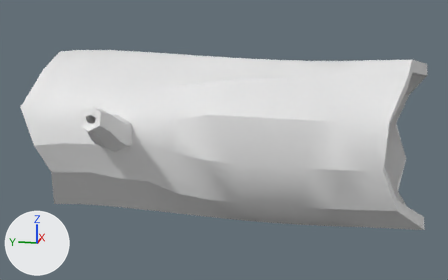
Two versions of the FBX model Assets/Art Team Folder/3D Models/Forest/Tutorial_Log2.fbx, one commit apart.
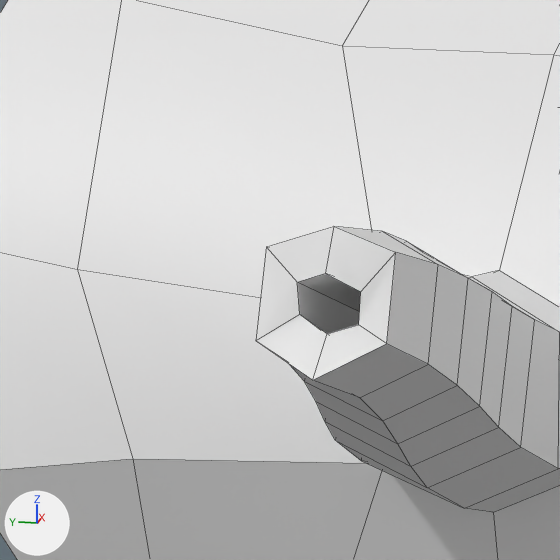
Each version is shown whole from a camera (50 mm lens) standing at (-0.05268, -0.01033, 0.02014) and looking at (-0.0026, -0.00032, 0.00762), then close up on the part from 9% to 28% of the width and 26% to 57% of the height. Every picture has the same lights, and +X, +Y and +Z are marked at lower left. The close-ups show mesh edges as thin lines. Materials are left out; every surface is plain grey. Where no turn or scale is listed for an object, it has been applied to the vertices.

In view in the first close-up: 'Tutorial_Log2'.
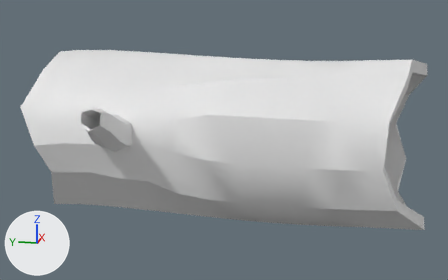
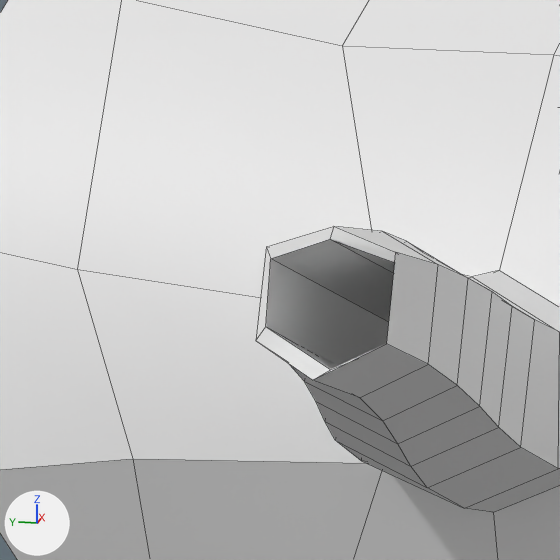
Where the change shows, as pixel boxes [x1, y1, x2, y2] in the close-ups (560 x 560 px; the box of a moved part takes in the faces that stretch with it):
```json
{"part": 1, "of": "me_mesh", "change": "moved or reshaped", "before": [256, 226, 396, 380], "after": [256, 226, 396, 380]}
```

Edits to the scene script, one JSON object a line:
```json
{"block": "me_mesh", "where": "me_mesh.from_pydata(...)  # 360 vertices, 362 faces; spans x -0.0125..0.0073, y -0.017..0.0161, z 0.0..0.0148"}
{"block": "me_mesh", "where": "# used by ob_tutorial_log2; location = (0.0, 0.0, 0.0)"}
{"block": "me_mesh", "change": "me_mesh part 1"}
{"op": "set", "path": "me_mesh.vertices[354].co", "old": "(-0.012, 0.0078, 0.0109)", "new": "(-0.0123, 0.0081, 0.0108)", "note": "pixel (299, 314) -> pixel (265, 326)"}
{"op": "set", "path": "me_mesh.vertices[355].co", "old": "(-0.0121, 0.0078, 0.0113)", "new": "(-0.0122, 0.0081, 0.0115)", "note": "pixel (297, 282) -> pixel (270, 258)"}
{"op": "set", "path": "me_mesh.vertices[356].co", "old": "(-0.0121, 0.0075, 0.0107)", "new": "(-0.0121, 0.0075, 0.0103)", "note": "pixel (327, 333) -> pixel (330, 369)"}
{"op": "set", "path": "me_mesh.vertices[357].co", "old": "(-0.0121, 0.0075, 0.0114)", "new": "(-0.0122, 0.0074, 0.0118)", "note": "pixel (325, 273) -> pixel (329, 239)"}
{"op": "set", "path": "me_mesh.vertices[358].co", "old": "(-0.0119, 0.0072, 0.0108)", "new": "(-0.0118, 0.0069, 0.0105)", "note": "pixel (358, 324) -> not seen"}
{"op": "set", "path": "me_mesh.vertices[359].co", "old": "(-0.012, 0.0071, 0.0112)", "new": "(-0.0111, 0.0069, 0.0112)", "note": "pixel (360, 291) -> not seen"}
```
